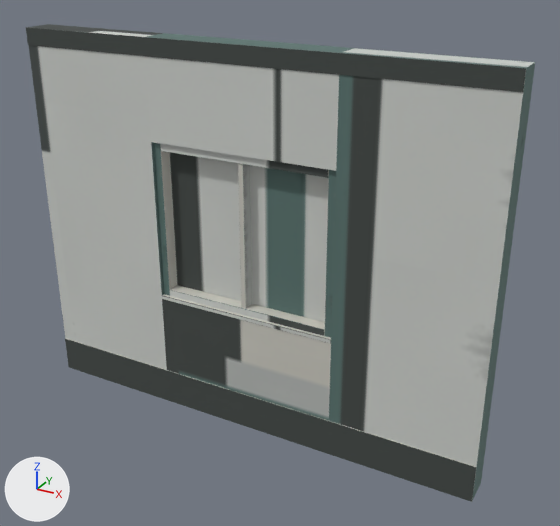
One commit to the glTF model Assets/Blender/TownKit/assets/facade_window_4m.glb: the scene before it, then after it.
The view is the same before and after, from a camera (50 mm lens) standing at (4.97, -5.0, 3.98) and looking at (2.24, -0.04, 1.5). Lighting does not change. The marker at lower left points along +X, +Y and +Z. The older version comes first. Objects named as collision shapes, trigger or cutter boxes, shadow casters or lower levels of detail are left out. Where no turn or scale is listed for an object, it has been applied to the vertices. Vertices at exactly the same position are counted once.

Objects in the first picture: 'FacadeWindow'.
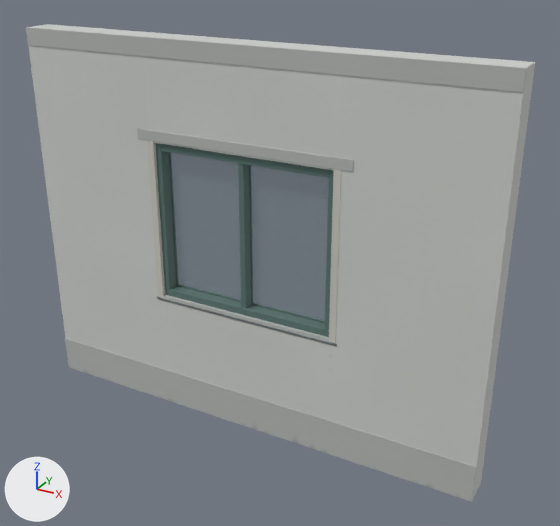
Pixel boxes [x1, y1, x2, y2] of what changed, in the pictures (560 x 526 px):
part 1 of me_locker_construction_mesh_014, added: after [147, 140, 165, 298]
part 2 of me_locker_construction_mesh_014, added: after [329, 169, 342, 343]
part 3 of me_locker_construction_mesh_014, added: after [137, 128, 354, 172]
part 4 of me_locker_construction_mesh_014, added: after [169, 152, 178, 285]
part 5 of me_locker_construction_mesh_014, added: after [178, 284, 241, 302]
part 6 of me_locker_construction_mesh_014, added: after [249, 165, 253, 304]
part 7 of me_locker_construction_mesh_014, added: after [253, 303, 325, 323]
part 8 of me_locker_construction_mesh_014, added: after [157, 296, 337, 346]
part 9 of me_locker_construction_mesh_014, surface changed: [26, 24, 535, 502] in both
part 10 of me_locker_construction_mesh_014, recoloured: [171, 153, 329, 321] in both

What changed in the scene script:
```text
Add mat_town_windowglass:
    mat_town_windowglass = principled_material('Town_WindowGlass')
    mat_town_windowglass.base_color = (0.2, 0.28, 0.29)  # grey #7c9093
    mat_town_windowglass.roughness = 0.18
    mat_town_windowglass.alpha = 0.22
Change me_locker_construction_mesh_014:
    used by ob_facadewindow; location = (0.0, 0.0, 0.0)
    remove me_locker_construction_mesh_014.from_pydata(...)  # 200 vertices, 360 faces; spans x 0.0..4.0, y -0.25..0.0, z 0.0..3.2
    add me_locker_construction_mesh_014.from_pydata(...)  # 404 vertices, 708 faces; spans x 0.0..4.0, y -0.25..0.0, z 0.0..3.2
    me_locker_construction_mesh_014 part 1: the loose piece of 24 vertices spanning x 1.98..2.02, y -0.21..-0.1, z 1.12..2.33 is copied, and the copy is scaled about its middle by (1.32, 0.321, 1.15), then moved by (-0.81, -0.07, 0.01); it spans x 1.16..1.22, y -0.25..-0.21, z 1.04..2.43
    me_locker_construction_mesh_014 part 2: the loose piece of 24 vertices spanning x 1.98..2.02, y -0.21..-0.1, z 1.12..2.33 is copied, and the copy is scaled about its middle by (1.32, 0.321, 1.15), then moved by (0.81, -0.07, 0.01); it spans x 2.78..2.84, y -0.25..-0.21, z 1.04..2.43
    me_locker_construction_mesh_014 part 3: the loose piece of 24 vertices spanning x 1.27..2.73, y -0.22..-0.09, z 1.05..1.12 is copied, and the copy is scaled about its middle by (1.27, 0.127, 1.24), then moved by (0.0, -0.08, 1.37); it spans x 1.07..2.93, y -0.25..-0.23, z 2.41..2.5
    me_locker_construction_mesh_014 part 4: a new loose piece, a box spanning x 1.276..1.288, y -0.125..-0.113, z 1.126..2.324, in mat_town_architecture_used
    me_locker_construction_mesh_014 part 5: a new loose piece, a box spanning x 1.288..1.967, y -0.125..-0.113, z 1.121..1.133, in mat_town_architecture_used
    me_locker_construction_mesh_014 part 6: a new loose piece, a box spanning x 2.021..2.033, y -0.125..-0.113, z 1.126..2.324, in mat_town_architecture_used
    me_locker_construction_mesh_014 part 7: a new loose piece, a box spanning x 2.033..2.712, y -0.125..-0.113, z 1.121..1.133, in mat_town_architecture_used
    me_locker_construction_mesh_014 part 8: 12 vertices added at x 1.15..2.85, y -0.25..-0.2, z 1.02..1.07
    me_locker_construction_mesh_014 part 9: 360 kept faces spanning x 0.0..4.0, y -0.25..0.0, z 0.0..3.2 get new texture (UV) coordinates
    me_locker_construction_mesh_014 part 10: 24 faces spanning x 1.28..2.72, y -0.12..-0.11, z 1.12..2.33 switch from mat_town_architecture_used to mat_town_windowglass (grey #7c9093)
    other edits to the shape of me_locker_construction_mesh_014 do not show in these pictures
```
